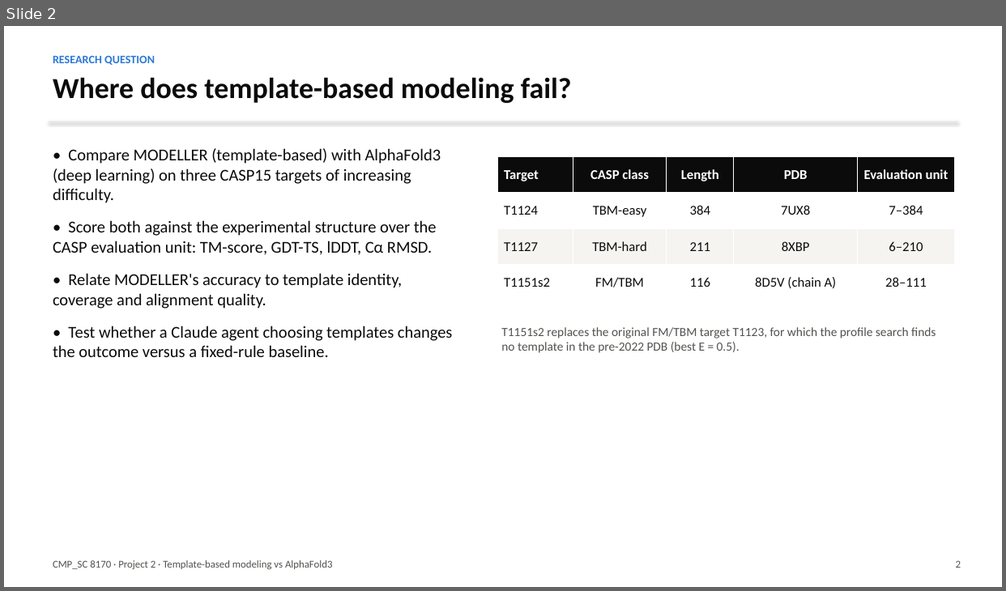
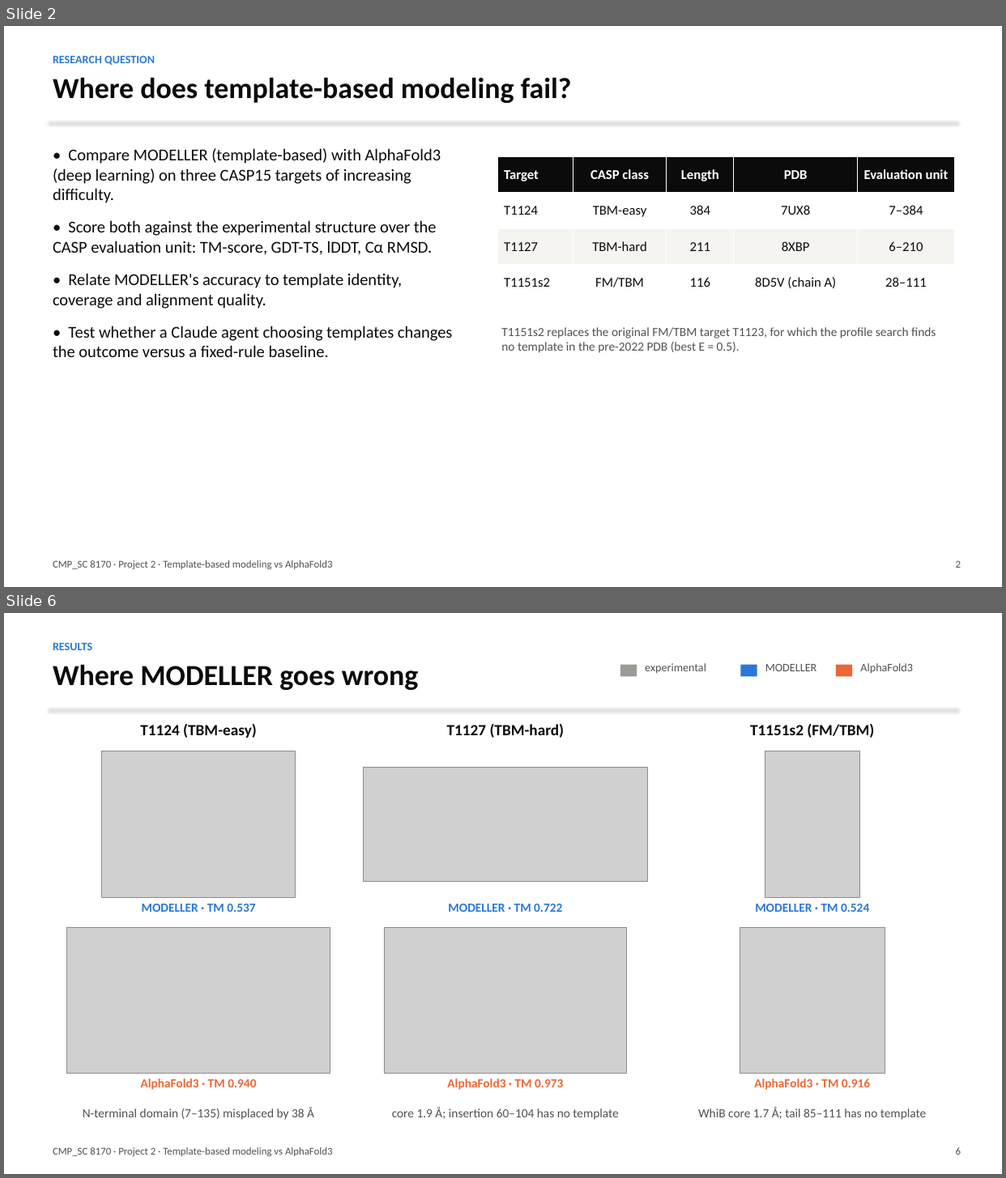
Before and after one commit to weisi2580/8170-project2, a slide deck: results/slides.pptx. Shown one above the other, each under a label of ours: slide 2 before the commit, slides 2 and 6 after it; the slides between them are not shown. The pictures are 1006x591 and 1006x1178 pixels, drawn with LibreOffice and Linux fonts; fonts in the diff are those of the drawing; grey boxes stand for pictures. Boxes give left, top, right and bottom in pixels: in the first picture for what was removed or moved away, otherwise in the second. Text is boxed around its words. In the diff, an @@ line names an element or a change of style, - is before the commit and + after.

```diff
--- a/results/slides.pptx
+++ b/results/slides.pptx
@@ slide 6 added at <box>4,613,1002,1174</box>, background #FFFFFF @@
@@ text added at <box>53,642,92,650</box>, 11 pt, text #2A78D6, bold @@
+RESULTS
@@ text added at <box>53,664,419,690</box>, 28 pt, text #0B0B0B, bold @@
+Where MODELLER goes wrong
@@ rectangle added at <box>620,665,637,677</box>, fill #9A9A96 @@
@@ text added at <box>645,663,706,674</box>, 11 pt, text #52514E @@
+experimental
@@ rectangle added at <box>740,665,757,677</box>, fill #2A78D6 @@
@@ text added at <box>765,664,817,671</box>, 11 pt, text #52514E @@
+MODELLER
@@ rectangle added at <box>836,665,852,677</box>, fill #EB6834 @@
@@ text added at <box>860,663,913,674</box>, 11 pt, text #52514E @@
+AlphaFold3
@@ line added from (49, 709) to (957, 709), #E4E3DF 1 pt @@
@@ text added at <box>140,724,257,738</box>, 15 pt, text #0B0B0B, bold @@
+T1124 (TBM-easy)
@@ text added at <box>447,724,565,738</box>, 15 pt, text #0B0B0B, bold @@
+T1127 (TBM-hard)
@@ text added at <box>750,724,874,738</box>, 15 pt, text #0B0B0B, bold @@
+T1151s2 (FM/TBM)
@@ picture added at <box>102,752,296,897</box> @@
@@ picture added at <box>765,752,859,897</box> @@
@@ picture added at <box>364,767,648,882</box> @@
@@ text added at <box>142,904,255,912</box>, 12 pt, text #2A78D6, bold @@
+MODELLER · TM 0.537
@@ text added at <box>448,904,562,912</box>, 12 pt, text #2A78D6, bold @@
+MODELLER · TM 0.722
@@ text added at <box>755,904,869,912</box>, 12 pt, text #2A78D6, bold @@
+MODELLER · TM 0.524
@@ picture added at <box>67,927,330,1073</box> @@
@@ picture added at <box>385,927,627,1073</box> @@
@@ picture added at <box>740,927,886,1073</box> @@
@@ text added at <box>141,1079,256,1090</box>, 12 pt, text #EB6834, bold @@
+AlphaFold3 · TM 0.940
@@ text added at <box>447,1079,563,1090</box>, 12 pt, text #EB6834, bold @@
+AlphaFold3 · TM 0.973
@@ text added at <box>754,1079,870,1090</box>, 12 pt, text #EB6834, bold @@
+AlphaFold3 · TM 0.916
@@ text added at <box>83,1107,314,1120</box>, 12 pt, text #52514E @@
+N-terminal domain (7–135) misplaced by 38 Å
@@ text added at <box>392,1107,618,1120</box>, 12 pt, text #52514E @@
+core 1.9 Å; insertion 60–104 has no template
@@ text added at <box>698,1107,926,1120</box>, 12 pt, text #52514E @@
+WhiB core 1.7 Å; tail 85–111 has no template
@@ text added at <box>53,1148,333,1157</box>, 10 pt, text #52514E @@
+CMP_SC 8170 · Project 2 · Template-based modeling vs AlphaFold3
@@ text added at <box>956,1148,961,1155</box>, 10 pt, text #52514E @@
+6
```
Also in this commit, not shown: 5 slides changed, 1 other slide added, 9 slides removed, 1 other file.
